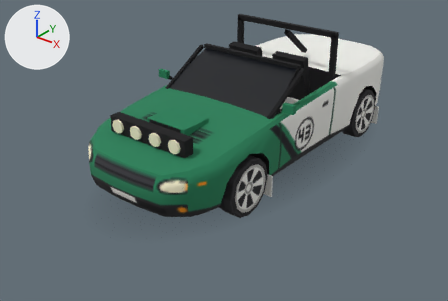
The glTF model modelos/rajada.glb as it was, and as the next commit left it.
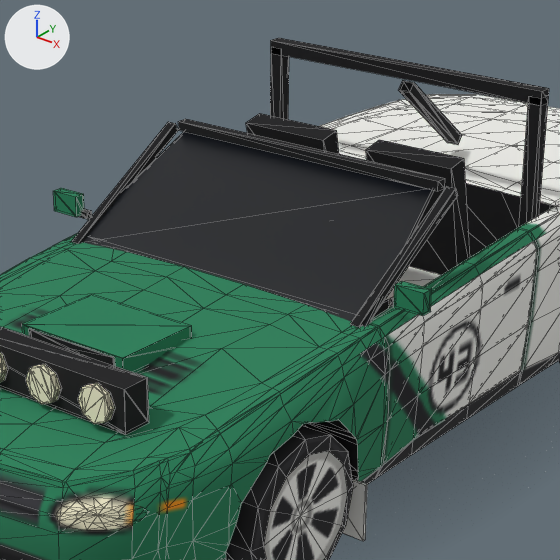
Each version is shown whole from a 50 mm camera at (4.01, -5.56, 3.32) aimed at (-0.09, -0.44, 0.14), then close up on the part from 31% to 77% of the width and 0% to 68% of the height. The lights are fixed; the arrows at upper left show +X, +Y and +Z. The older version's two pictures come first. The close-ups show mesh edges as thin lines. Where no turn or scale is listed for an object, it has been applied to the vertices. Vertices at exactly the same position are counted once.

Script lines for the objects in view, before the commit:
```python
ob_capo_malha = bpy.data.objects.new('Capo_malha', me_capo_malha)
ob_capo_malha.location = (0.0, 0.0, 0.0)
ob_carroceria = bpy.data.objects.new('Carroceria', me_carroceria_001)
ob_carroceria.location = (0.0, 0.0, 0.0)
ob_tampa_malha = bpy.data.objects.new('Tampa_malha', me_tampa_malha)
ob_tampa_malha.location = (0.0, 0.0, 0.0)
# also in view: 'Porta_E_malha' at (0.83, -0.11, 0.64); 'Farol' at (0.0, -1.98, 0.56); 'Roda_DE' at (0.77, -1.22, 0.31); 'Porta_D_malha' at (-0.83, -0.11, 0.64)
```
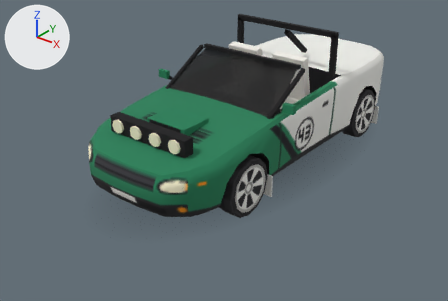
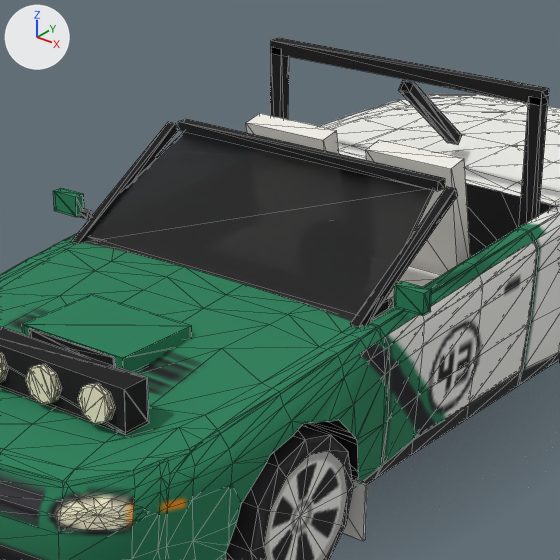
Boxes (x1, y1, x2, y2) around the edits, measured in the close-ups (560 x 560 px; the box of a moved part takes in the faces that stretch with it):
part 1 of me_carroceria_001, moved or reshaped (not visible afterwards)
    before: (386, 266, 441, 308)
part 2 of me_carroceria_001, moved or reshaped
    before: (246, 47, 470, 275)
    after: (270, 38, 549, 227)
part 3 of me_carroceria_001, moved or reshaped (not visible before)
    after: (366, 140, 470, 308)
part 4 of me_carroceria_001, moved or reshaped (not visible before)
    after: (246, 113, 339, 154)
part 5 of me_carroceria_001, recoloured
    after: (246, 113, 339, 154)

The change, as a list of edits to the scene's bpy script:
```text
Add mat_banco:
    mat_banco = principled_material('Banco')
    mat_banco.base_color = (0.893, 0.873, 0.813)  # white #f3f0e9
    mat_banco.roughness = 1.0
Change me_carroceria_001:
    where me_carroceria_001.from_pydata(...)  # 838 vertices, 1484 faces; spans x -0.88..0.88, y -2.11..2.21, z 0.06..1.45
    used by ob_carroceria; location = (0.0, 0.0, 0.0)
    me_carroceria_001 part 1: the loose piece of 8 vertices spanning x 0.11..0.53, y -0.19..0.27, z 0.55..0.69 is scaled about its middle by (0.548, 0.0261, 1.71), then moved by (0.44, 1.54, -0.44)
    me_carroceria_001 part 2: 44 of 838 vertices moved; they spanned x -0.7..0.53, y -0.32..0.66, z 0.5..1.42 and now span x -0.7..0.7, y -0.32..0.66, z 0.5..1.45; mean shift (0.12, 0.12, 0.1); largest move (-0.64, 0.6, 0.5) -> (0.7, 0.6, 1.39)
    me_carroceria_001 part 3: 16 of 838 vertices moved; they spanned x -0.46..-0.38, y 2.06..2.21, z 0.24..0.34 and now span x 0.11..0.53, y -0.19..0.42, z 0.55..1.21; mean shift (0.74, -1.96, 0.48); largest move (-0.38, 2.21, 0.29) -> (0.53, -0.19, 0.55)
    me_carroceria_001 part 4: 8 of 838 vertices moved; they spanned x 0.64..0.88, y 1.57..1.59, z 0.06..0.3 and now span x -0.53..-0.11, y 0.2..0.42, z 0.64..1.21; mean shift (-1.08, -1.27, 0.74); largest move (0.64, 1.57, 0.3) -> (-0.53, 0.2, 1.19)
    me_carroceria_001 part 5: 24 faces spanning x -0.53..-0.11, y -0.19..0.42, z 0.55..1.21 switch from mat_secundaria (white #f0f0eb) to mat_banco (white #f3f0e9)
```
